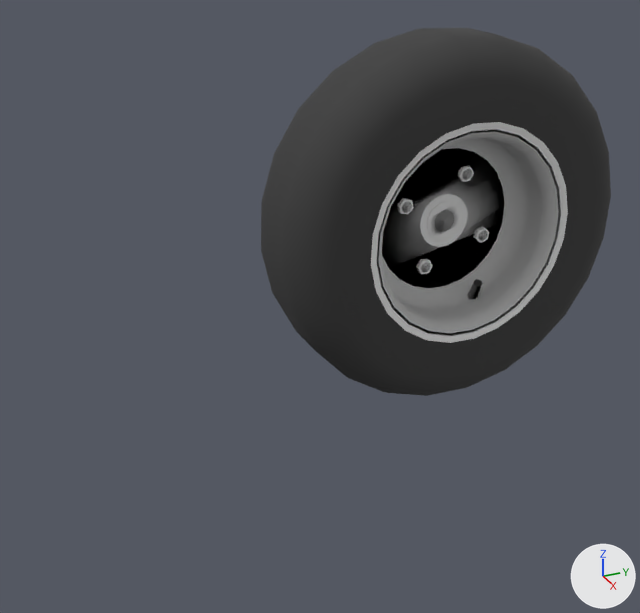
An edit to the COLLADA model description/meshes/robot_a/robot_a_l_wheel.dae, drawn before and after from the same camera.
The view is the same before and after, from a 50 mm lens placed at (0.554, -0.158, 0.37), pointed at (0.013, 0.086, 0.1). Lighting does not change. The marker at lower right points along +X, +Y and +Z.

Before the edit, the objects in view are built like this:
```python
ob_group_0 = bpy.data.objects.new('group_0', None)
ob_group_0.parent = ob_sketchup
ob_group_0.location = (0.0015, 0.0369, 0.0378)
ob_group_0.rotation_euler = (-1.571, 0.0, 0.0)  # degrees (-90, 0, 0)
ob_group_1 = bpy.data.objects.new('group_1', me_group_1)
ob_group_1.parent = ob_tire_2
ob_group_1.location = (0.0314, 0.0505, 0.126)
ob_group_1.rotation_euler = (1.769, 0.697, 0.698)  # degrees (101, 40, 40)
ob_group_1.scale = (1.0, 1.0, -1.72)
ob_group_3 = bpy.data.objects.new('group_3', me_group_3)
ob_group_3.parent = ob_grupo_9
ob_group_3.location = (0.0146, -0.00193, 0.00555)
ob_group_3.rotation_euler = (-1.571, -0.691, 1.571)  # degrees (-90, -40, 90)
ob_group_3.scale = (0.793, 0.793, 0.59)
ob_group_3_001 = bpy.data.objects.new('group_3.001', me_group_3)
ob_group_3_001.parent = ob_grupo_9_001
ob_group_3_001.location = (0.0146, -0.00193, 0.00555)
ob_group_3_001.rotation_euler = (-1.571, -0.691, 1.571)  # degrees (-90, -40, 90)
ob_group_3_001.scale = (0.793, 0.793, 0.59)
ob_group_3_002 = bpy.data.objects.new('group_3.002', me_group_3)
ob_group_3_002.parent = ob_grupo_9_002
ob_group_3_002.location = (0.0146, -0.00193, 0.00555)
ob_group_3_002.rotation_euler = (-1.571, -0.691, 1.571)  # degrees (-90, -40, 90)
ob_group_3_002.scale = (0.793, 0.793, 0.59)
ob_group_3_003 = bpy.data.objects.new('group_3.003', me_group_3)
ob_group_3_003.parent = ob_grupo_9_003
ob_group_3_003.location = (0.0146, -0.00193, 0.00555)
ob_group_3_003.rotation_euler = (-1.571, -0.691, 1.571)  # degrees (-90, -40, 90)
ob_group_3_003.scale = (0.793, 0.793, 0.59)
ob_tire_2 = bpy.data.objects.new('tire_2', me_tire_2)
ob_tire_2.parent = ob_group_0
ob_tire_2.location = (0.084, 0.0378, 0.0521)
ob_tire_2.rotation_euler = (-0.353, 0.0, -3.142)  # degrees (-20, 0, -180)
ob_tire_2.scale = (1.01, 1.01, 1.01)
```
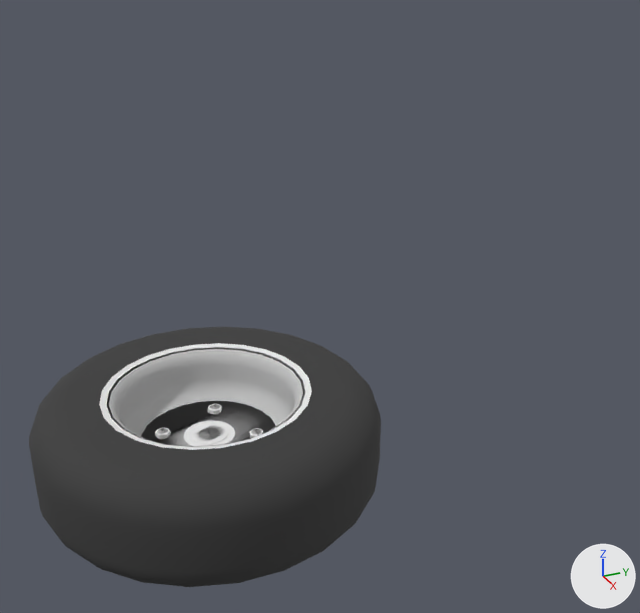
ob_group_0 is not drawn itself; it is the parent of ob_tire_2.

The edits, one by one:
Mesh me_group_4 is new.
It is a copy of me_group_3.
Object 'group_0' (ob_group_0) moves from (0.0015, 0.0369, 0.0378) to (-0.248, -0.386, 0.0434).
Object 'group_0' (ob_group_0) turns from (-90, 0, 0) to (0, 90, 0) degrees about x, y and z.
In object 'tire_2' (ob_tire_2), parent goes from ob_group_0 to ob_group_1.
Object 'tire_2' (ob_tire_2) moves from (0.084, 0.0378, 0.0521) to (0.0, -0.293, 0.0521).
Object 'tire_2' (ob_tire_2) turns from (-20, 0, -180) to (-20, 0, 0) degrees about x, y and z.
Object 'group_1' (ob_group_1) is rescaled from (1.0, 1.0, -1.72) to (1.0, 1.0, 1.0).
Object 'group_1' (ob_group_1) now shows nothing instead of me_group_1.
In object 'group_1' (ob_group_1), parent goes from ob_tire_2 to ob_group_0.
Object 'group_1' (ob_group_1) moves from (0.0314, 0.0505, 0.126) to (0.0015, 0.258, 0.12).
Object 'group_1' (ob_group_1) turns from (101, 40, 40) to (-90, 0, 0) degrees about x, y and z.
Object 'group_3' (ob_group_3) moves from (0.0146, -0.00193, 0.00555) to (0.0045, -0.00172, 0.00358).
Object 'group_3' (ob_group_3) turns from (-90, -40, 90) to (-90, -55, 90) degrees about x, y and z.
Object 'group_3.001' (ob_group_3_001) moves from (0.0146, -0.00193, 0.00555) to (0.0045, -0.00172, 0.00358).
Object 'group_3.001' (ob_group_3_001) turns from (-90, -40, 90) to (-90, -55, 90) degrees about x, y and z.
Object 'group_3.002' (ob_group_3_002) moves from (0.0146, -0.00193, 0.00555) to (0.0045, -0.00172, 0.00358).
Object 'group_3.002' (ob_group_3_002) turns from (-90, -40, 90) to (-90, -55, 90) degrees about x, y and z.
Object 'group_3.003' (ob_group_3_003) moves from (0.0146, -0.00193, 0.00555) to (0.0045, -0.00172, 0.00358).
Object 'group_3.003' (ob_group_3_003) turns from (-90, -40, 90) to (-90, -55, 90) degrees about x, y and z.
Object 'group_4.003' (ob_group_4_003) is new; it shows me_group_4.
Its parent is ob_grupo_9_003.
Its location is (0.0146, -0.00193, 0.00555).
Its rotation in degrees is (-90, -40, 90).
Its scale is (0.793, 0.793, 0.59).
Object 'group_4.002' (ob_group_4_002) is new; it shows me_group_4.
Its parent is ob_grupo_9_002.
Its location is (0.0146, -0.00193, 0.00555).
Its rotation in degrees is (-90, -40, 90).
Its scale is (0.793, 0.793, 0.59).
Object 'group_4.001' (ob_group_4_001) is new; it shows me_group_4.
Its parent is ob_grupo_9_001.
Its location is (0.0146, -0.00193, 0.00555).
Its rotation in degrees is (-90, -40, 90).
Its scale is (0.793, 0.793, 0.59).

Where the change shows, as pixel boxes (x1, y1, x2, y2) in the pictures (640 x 613 px):
'tire_2', moved, turned, rescaled
    before: (261, 28, 611, 396)
    after: (29, 327, 381, 587)
'group_3.001', moved, turned, rescaled (not visible afterwards)
    before: (397, 198, 414, 215)
'group_3.003', moved, turned, rescaled (not visible afterwards)
    before: (457, 166, 474, 182)
'group_1', no longer drawn
    before: (467, 279, 482, 299)
'group_3', moved, turned, rescaled (not visible afterwards)
    before: (416, 259, 432, 274)
'group_3.002', moved, turned, rescaled (not visible afterwards)
    before: (474, 226, 489, 243)
'group_4.001', added
    after: (155, 428, 171, 439)
'group_4.003', added
    after: (208, 404, 222, 415)
'group_4.002', added
    after: (249, 428, 263, 438)
